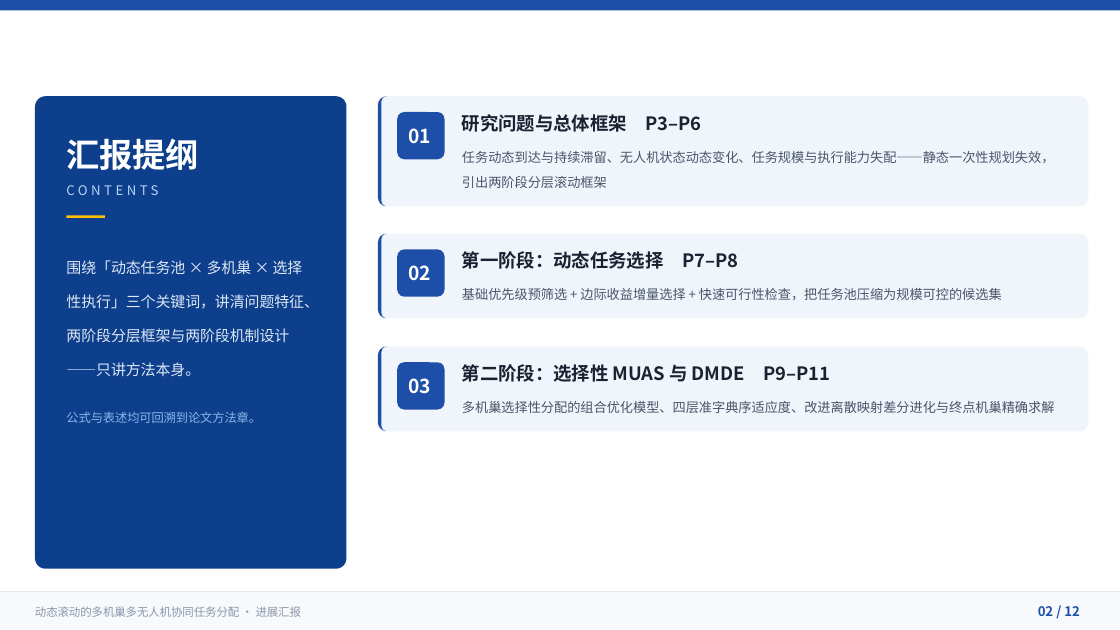
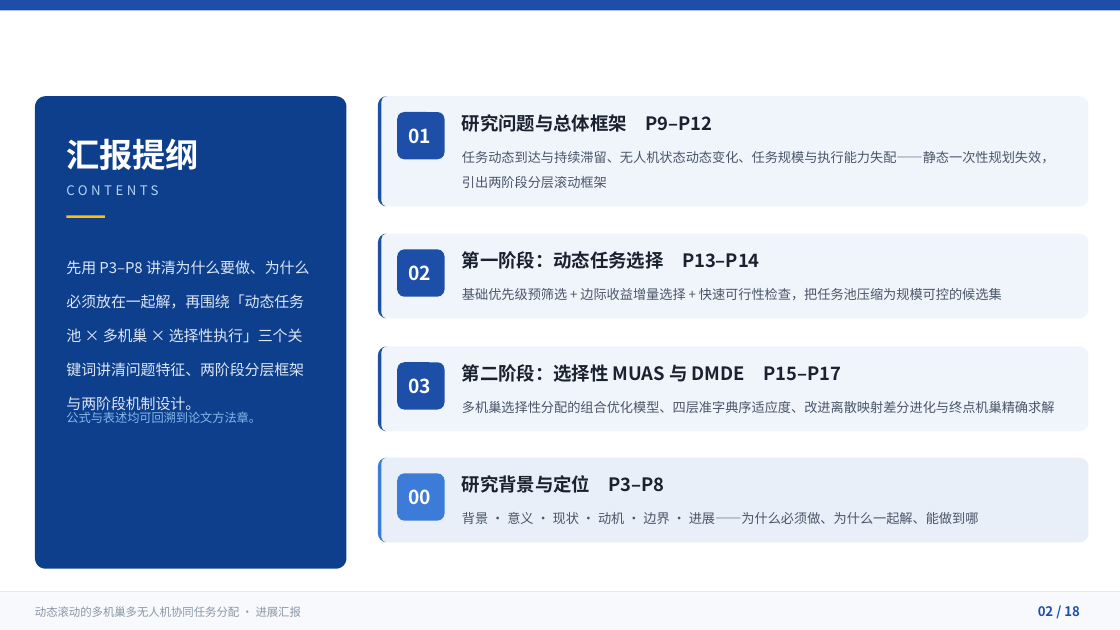
Before and after one commit to 909347194/ExperimentForGraduation, a slide deck: slide 2 of UAV协同任务分配方法-进展汇报/UAV协同任务分配方法-进展汇报.pptx. Drawn at 1120x630 pixels with LibreOffice and Linux fonts; fonts in the diff are those of the drawing. Boxes give left, top, right and bottom in pixels: in the first picture for what was removed or moved away, otherwise in the second. Text is boxed around its words. In the diff, an @@ line names an element or a change of style, - is before the commit and + after.

```diff
--- a/UAV协同任务分配方法-进展汇报/UAV协同任务分配方法-进展汇报.pptx
+++ b/UAV协同任务分配方法-进展汇报/UAV协同任务分配方法-进展汇报.pptx
@@ text at <box>462,114,712,132</box>: text changed @@
-研究问题与总体框架 P3–P6
+研究问题与总体框架 P9–P12
@@ text at <box>66,260,309,414</box>: text changed @@
-围绕「动态任务池 × 多机巢 × 选择性执行」三个关键词，讲清问题特征、两阶段分层框架与两阶段机制设计——只讲方法本身。
+先用 P3–P8 讲清为什么要做、为什么必须放在一起解，再围绕「动态任务池 × 多机巢 × 选择性执行」三个关键词讲清问题特征、两阶段分层框架与两阶段机制设计。
@@ text at <box>462,251,760,269</box>: text changed @@
-第一阶段：动态任务选择 P7–P8
+第一阶段：动态任务选择 P13–P14
@@ text at <box>462,364,841,382</box>: text changed @@
-第二阶段：选择性 MUAS 与 DMDE P9–P11
+第二阶段：选择性 MUAS 与 DMDE P15–P17
@@ rounded rectangle added at <box>378,458,1089,543</box>, fill #E8EFF8 @@
@@ freeform shape added at <box>378,458,1089,543</box>, fill #3D7BD9 @@
@@ rounded rectangle added at <box>397,474,444,521</box>, fill #3D7BD9 @@
@@ text added at <box>462,475,665,493</box>, 15.8 pt, text #1A2230, bold @@
+研究背景与定位 P3–P8
@@ text added at <box>409,489,432,504</box>, 16.5 pt, text #FFFFFF, bold @@
+00
@@ text added at <box>462,512,979,524</box>, 11.2 pt, text #4A5568 @@
+背景 · 意义 · 现状 · 动机 · 边界 · 进展——为什么必须做、为什么一起解、能做到哪
@@ text at <box>1038,606,1080,616</box>: text changed @@
-02 / 12
+02 / 18
```
Also in this commit, not shown: 11 other slides changed, 6 slides added, 2 other files.
